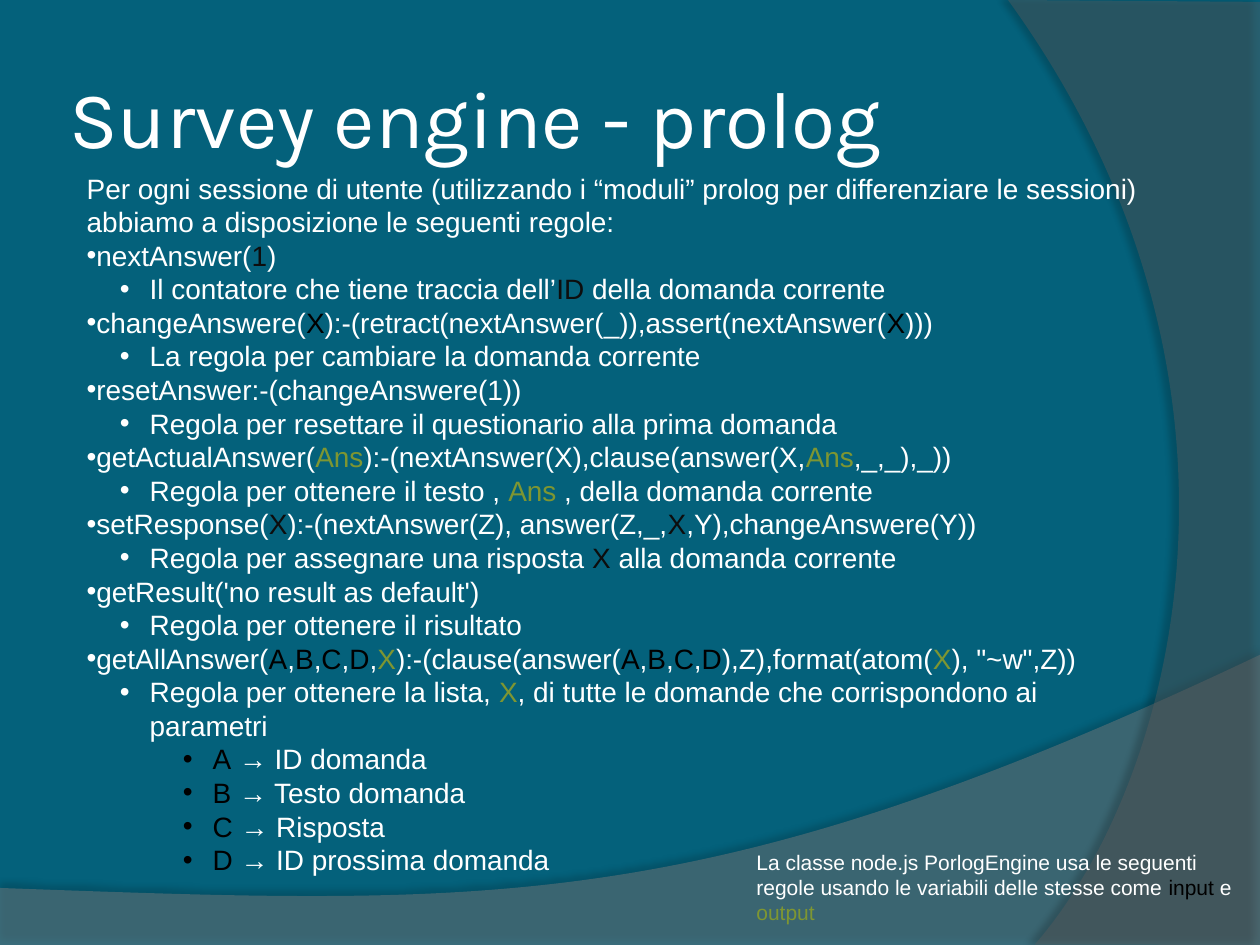
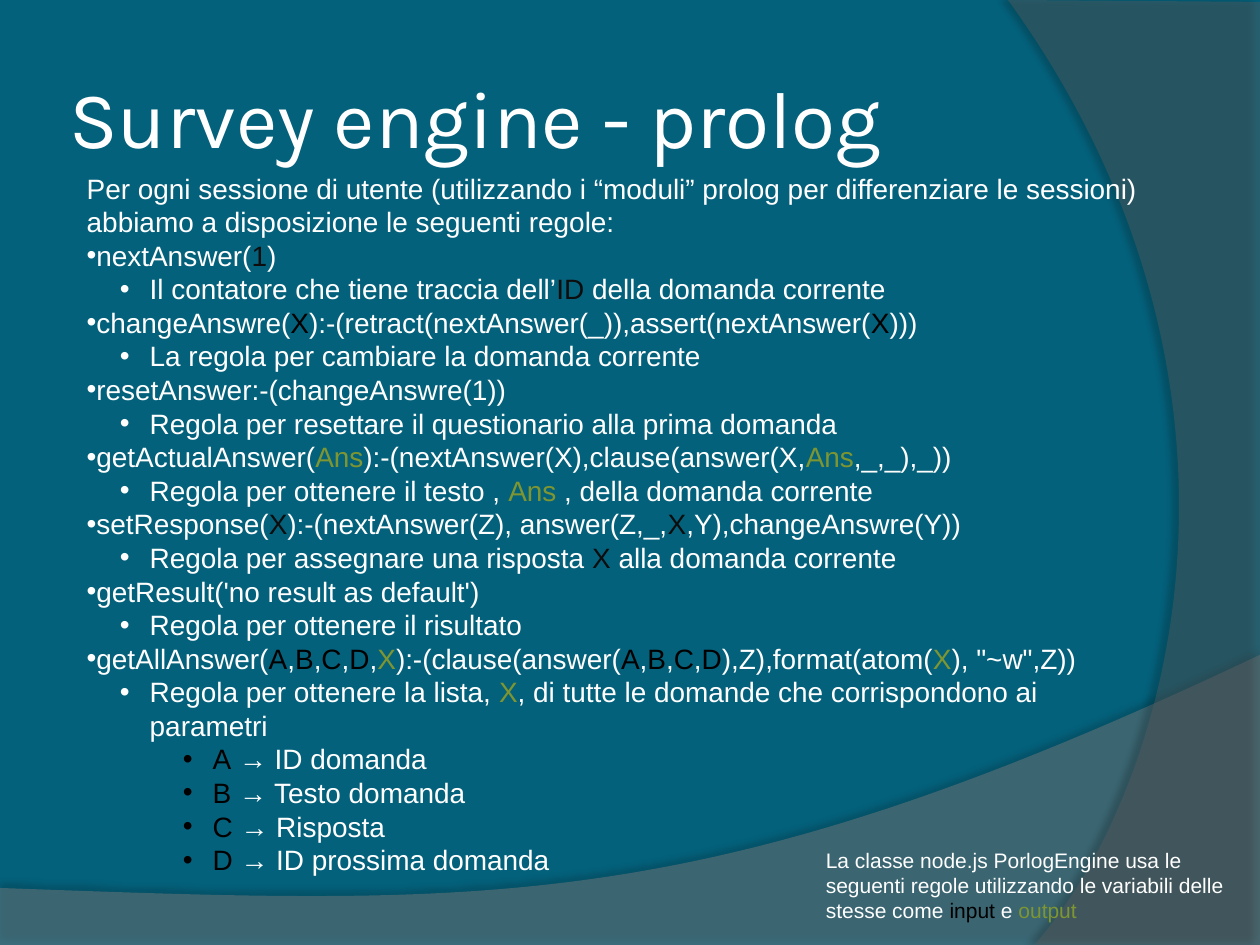
Before and after one commit to FerrariAndrea/Node-Prolog-SurveyEngine, a slide deck: slide 5 of Doc/Relazione.pptx. Drawn at 1260x945 pixels with LibreOffice and Linux fonts; fonts in the diff are those of the drawing. Boxes give left, top, right and bottom in pixels: in the first picture for what was removed or moved away, otherwise in the second. Text is boxed around its words. In the diff, an @@ line names an element or a change of style, - is before the commit and + after.

```diff
--- a/Doc/Relazione.pptx
+++ b/Doc/Relazione.pptx
@@ text at (87,312,918,338): text changed @@
-• changeAnswere(X):-(retract(nextAnswer(_)),assert(nextAnswer(X)))
+• changeAnswre(X):-(retract(nextAnswer(_)),assert(nextAnswer(X)))
@@ text at (87,379,506,406): text changed @@
-• resetAnswer:-(changeAnswere(1))
+• resetAnswer:-(changeAnswre(1))
@@ text at (87,513,961,540): text changed @@
-• setResponse(X):-(nextAnswer(Z), answer(Z,_,X,Y),changeAnswere(Y))
+• setResponse(X):-(nextAnswer(Z), answer(Z,_,X,Y),changeAnswre(Y))
@@ text at (826,853,1223,923): text changed @@
-La classe node.js PorlogEngine usa le seguenti regole usando le variabili delle stesse come input e output
+La classe node.js PorlogEngine usa le seguenti regole utilizzando le variabili delle stesse come input e output
```
Also in this commit, not shown: 7 other slides changed, 3 other files.
